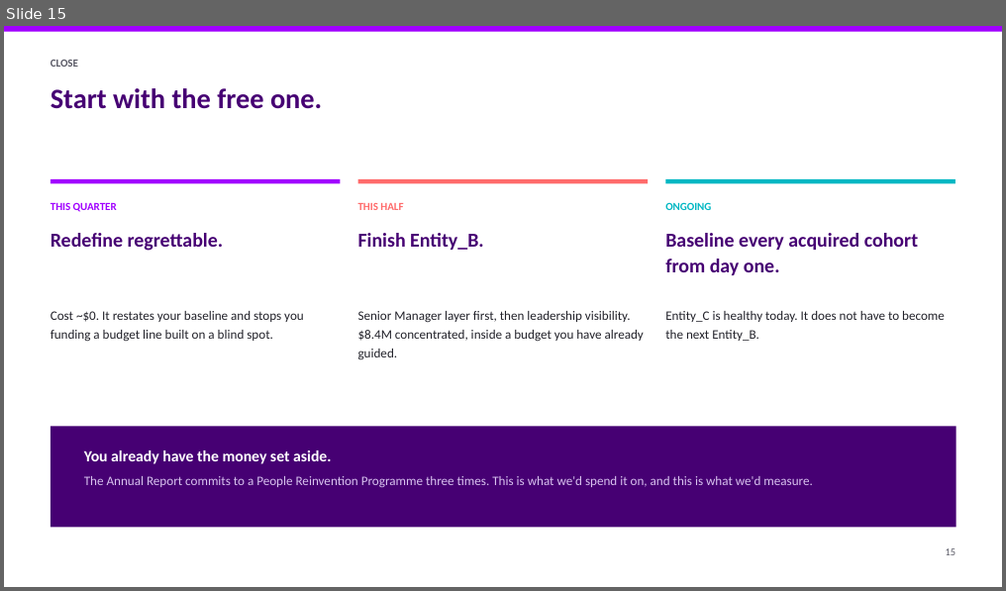
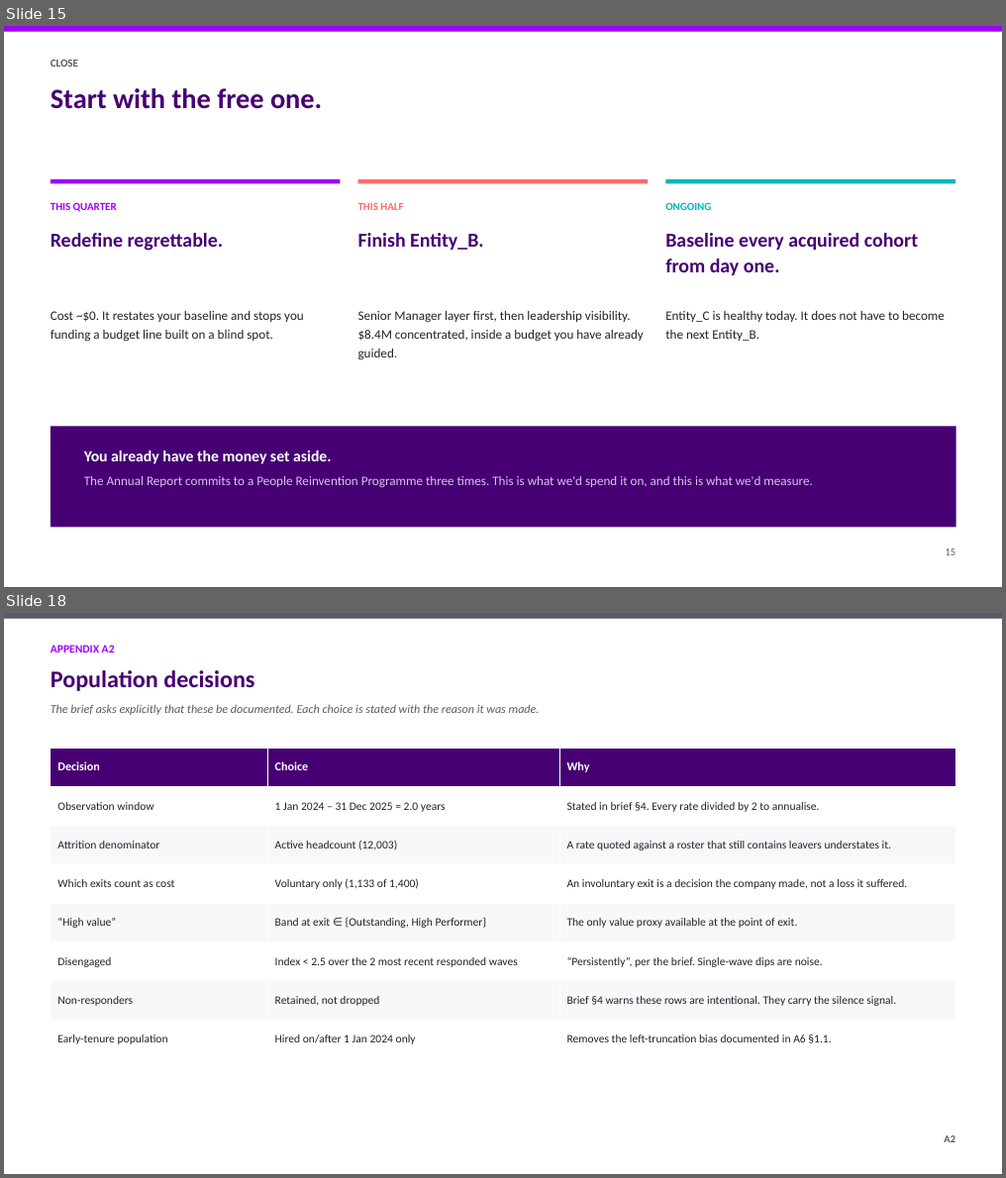
Before and after one commit to athxrva21/subaa_datathon, a slide deck: deck/NovaCorp_deck.pptx. Shown one above the other, each under a label of ours: slide 15 before the commit, slides 15 and 18 after it; the slides between them are not shown. The pictures are 1006x591 and 1006x1178 pixels, drawn with LibreOffice and Linux fonts; fonts in the diff are those of the drawing. Boxes give left, top, right and bottom in pixels: in the first picture for what was removed or moved away, otherwise in the second. Text is boxed around its words. In the diff, an @@ line names an element or a change of style, - is before the commit and + after.

Commit message:
feat(deck): add appendix A1-A14 and export full pdf

```diff
--- a/deck/NovaCorp_deck.pptx
+++ b/deck/NovaCorp_deck.pptx
@@ slide 18 added at (x1=4, y1=613, x2=1002, y2=1174), background #FFFFFF @@
@@ rectangle added at (x1=4, y1=613, x2=1002, y2=618), fill #5A5A66 @@
@@ text added at (x1=51, y1=645, x2=115, y2=653), 11 pt, text #A100FF, bold @@
+APPENDIX A2
@@ text added at (x1=51, y1=670, x2=254, y2=691), 23 pt, text #460073, bold @@
+Population decisions
@@ text added at (x1=51, y1=704, x2=540, y2=715), 11.5 pt, text #5A5A66, italic @@
+The brief asks explicitly that these be documented. Each choice is stated with the reason it was made.
@@ table added at (x1=51, y1=748, x2=956, y2=1059), 8 rows, 3 columns @@
+Decision | Choice | Why
+Observation window | 1 Jan 2024 – 31 Dec 2025 = 2.0 years | Stated in brief §4. Every rate divided by 2 to annualise.
+Attrition denominator | Active headcount (12,003) | A rate quoted against a roster that still contains leavers understates it.
+Which exits count as cost | Voluntary only (1,133 of 1,400) | An involuntary exit is a decision the company made, not a loss it suffered.
+“High value” | Band at exit ∈ {Outstanding, High Performer} | The only value proxy available at the point of exit.
+Disengaged | Index < 2.5 over the 2 most recent responded waves | “Persistently”, per the brief. Single-wave dips are noise.
+Non-responders | Retained, not dropped | Brief §4 warns these rows are intentional. They carry the silence signal.
+Early-tenure population | Hired on/after 1 Jan 2024 only | Removes the left-truncation bias documented in A6 §1.1.
@@ text added at (x1=944, y1=1136, x2=955, y2=1143), 10 pt, text #5A5A66, bold @@
+A2
```
Also in this commit, not shown: 16 other slides added, 3 other files.
